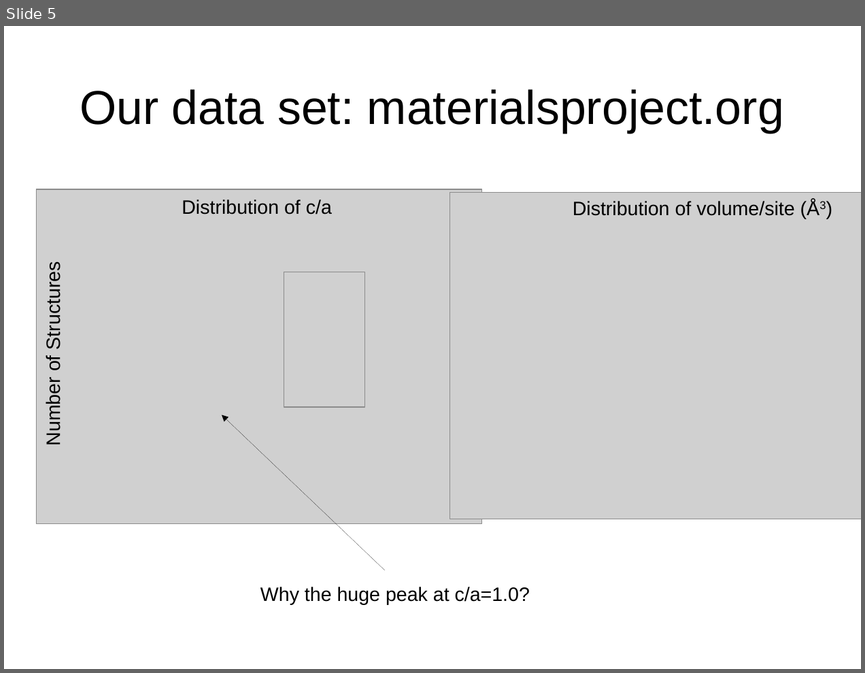
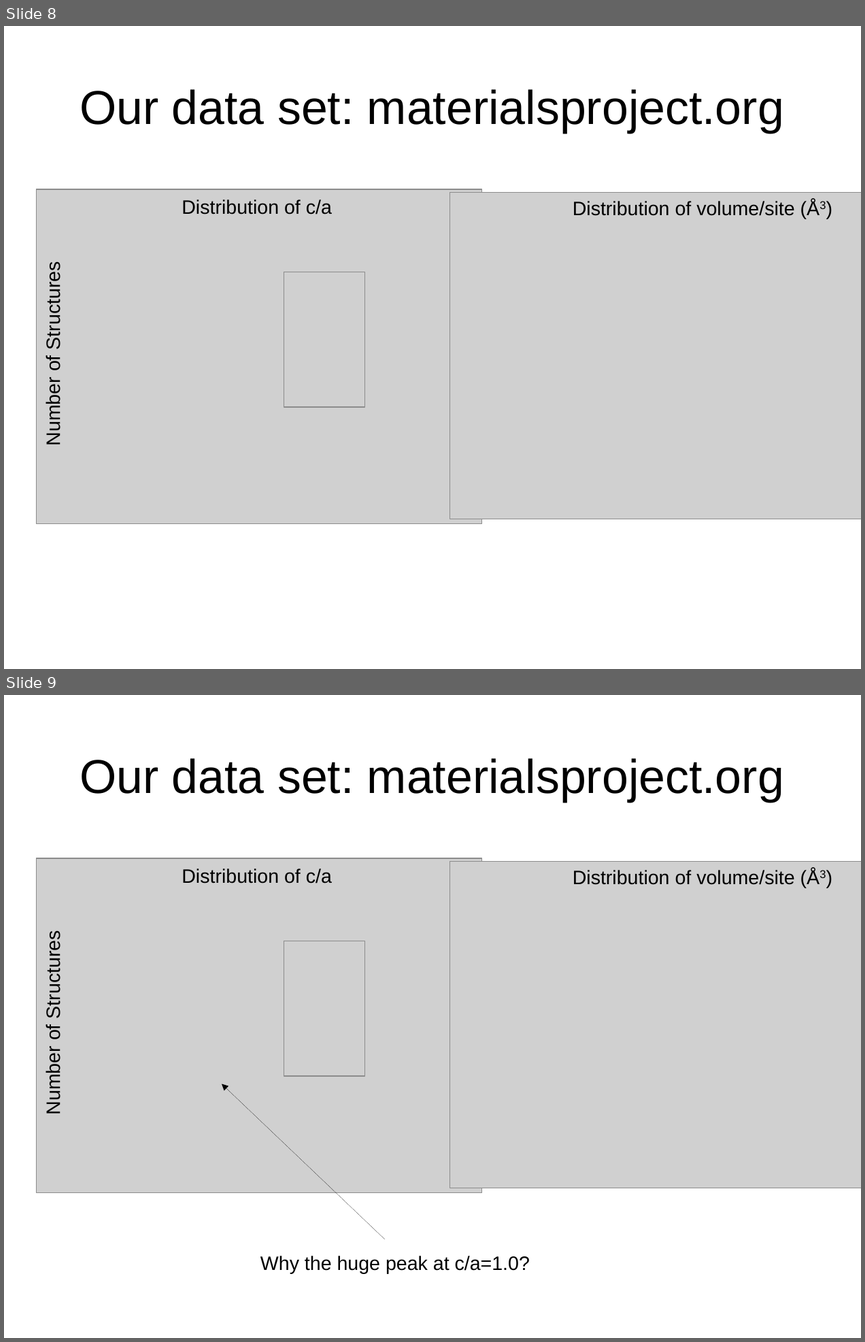
Before and after one commit to rhsimplex/matprojgeom, a slide deck: presentation.odp. Shown one above the other, each under a label of ours: slide 5 before the commit, slides 8 and 9 after it. The pictures are 865x673 and 865x1342 pixels, drawn with LibreOffice and Linux fonts; fonts in the diff are those of the drawing; grey boxes stand for pictures. Boxes give left, top, right and bottom in pixels: in the first picture for what was removed or moved away, otherwise in the second. Text is boxed around its words. In the diff, an @@ line names an element or a change of style, - is before the commit and + after.

```diff
--- a/presentation.odp
+++ b/presentation.odp
@@ slide 8 added at (x1=4, y1=26, x2=861, y2=669), background #FFFFFF @@
@@ title added at (x1=79, y1=89, x2=784, y2=133), 44 pt, text #000000 @@
+Our data set: materialsproject.org
@@ picture added at (x1=37, y1=189, x2=482, y2=524) @@
@@ text added at (x1=181, y1=199, x2=332, y2=214), 18 pt, text #000000 @@
+Distribution of c/a
@@ picture added at (x1=450, y1=193, x2=861, y2=519) @@
@@ text added at (x1=572, y1=201, x2=794, y2=216), 18 pt, text #000000 @@
+Distribution of volume/site (Å3)
@@ text added at (x1=43, y1=271, x2=65, y2=444), 18 pt, text #000000 @@
+Number of Structures
@@ picture added at (x1=284, y1=271, x2=365, y2=407) @@
@@ what was slide 5 is now slide 9 @@
```
Also in this commit, not shown: 1 slide changed, 5 other slides added, 1 other file.
